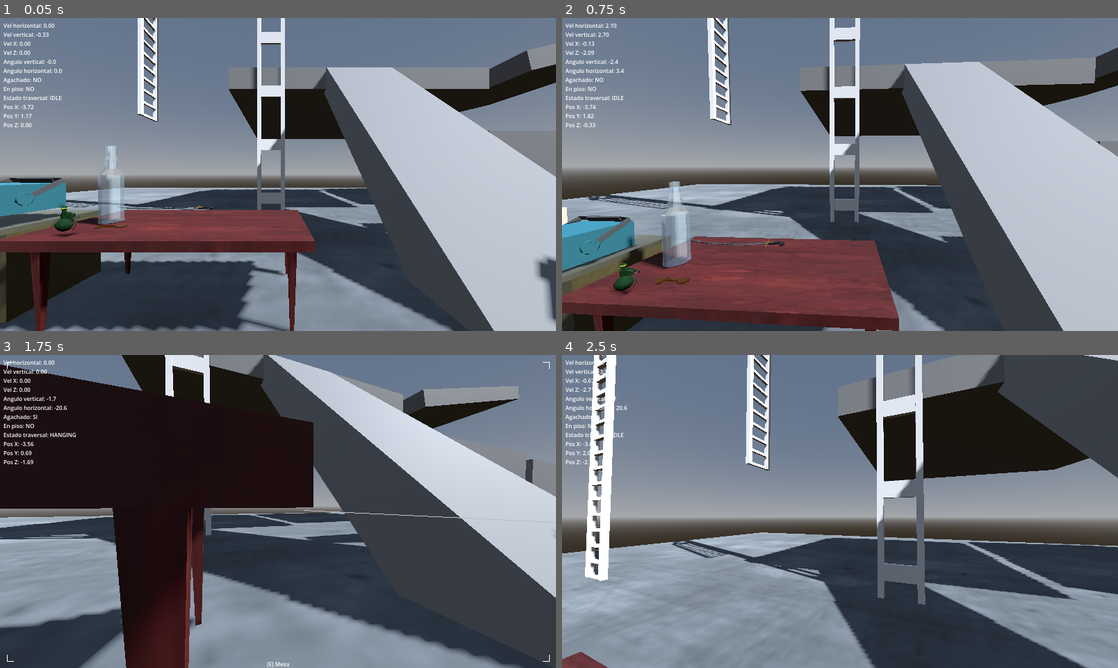
Above: before the commit, frames 1-4 (two rows, left to right).
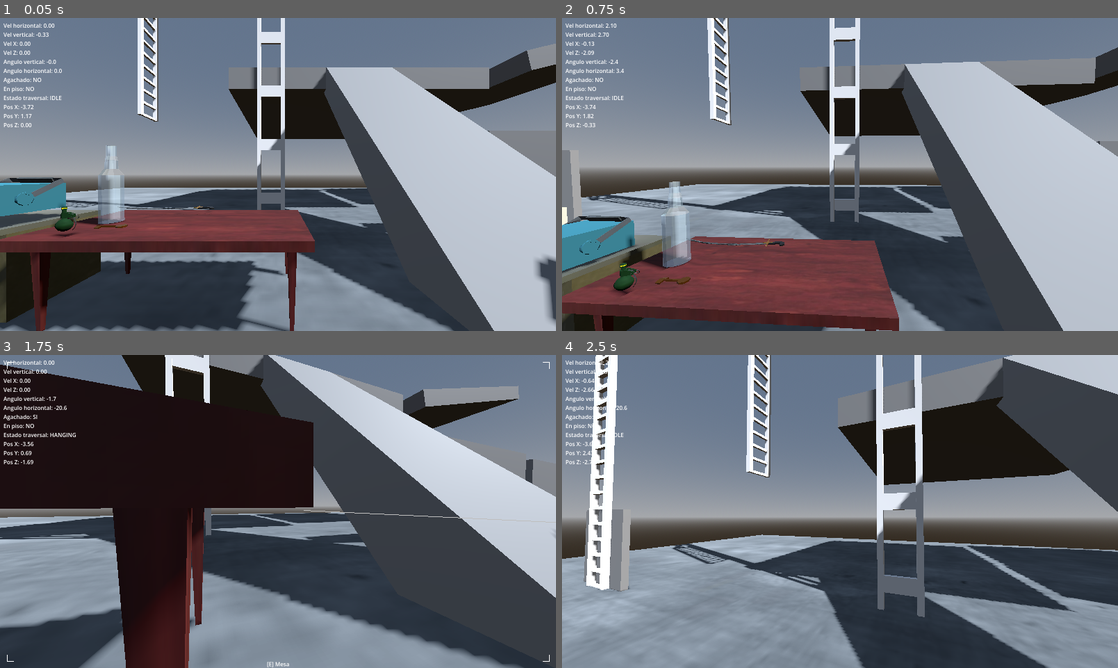
Above: after the commit, the same moments.

Repository: ElVerdulero2001/tun-tun-tun-sahur-el-juego-copia-de-Peripeteia-
Game: Godot game, scene res://levels/movement_test.tscn
Two runs of this game, one before a commit and one after it. Both use one fixed random seed, a clock stepped at 60 frames per second and the inputs below.
Inputs (mouse positions are in pixels of both pictures, inside the frame that each line leads up to):
- Up to frame 1 (0.05 s): no input
- Up to frame 2 (0.75 s): tap Enter at 0.5 s; move the mouse to (834, 180) at 0.52 s; hold W (move_forward) from 0.53 s (still down); hold Space (jump) from 0.53 s (still down); click (834, 180) at 0.67 s
- Up to frame 3 (1.75 s): keep holding W (move_forward); move the mouse to (316, 514) at 1.27 s; release Space (jump) at 1.28 s; tap Ctrl (crouch) at 1.35 s; tap Space (jump) at 1.52, 1.55 s
- Up to frame 4 (2.5 s): keep holding W (move_forward); tap Space (jump) at 1.82, 2.3 s; move the mouse to (795, 508) at 2.02 s; hold E (interactuar) from 2.03 s (still down)

Frame 1 is identical in both runs. In frame 2, 0.5% of the frame differs, in the area x 0-36%, y 42-98%; in frame 3, less than 0.1%; in frame 4, 17%, in the area x 0-100%, y 0-100%.

Commit message:
se soluciono el tema de meterse en el ladder desde cualquier lado, era porque no se estaba usando la funcion _is_within_segment_volume(), se reconecto con el resto del script y eso fue todo, larga vida a GPT

Diff:
--- a/levels/movement_test.tscn
+++ b/levels/movement_test.tscn
@@ -97,6 +97,18 @@
 [sub_resource type="BoxMesh" id="BoxMesh_okx0b"]
 size = Vector3(2, 1, 2)
 
+[sub_resource type="BoxMesh" id="BoxMesh_gpyf4"]
+size = Vector3(5, 1, 5)
+
+[sub_resource type="BoxShape3D" id="BoxShape3D_okx0b"]
+size = Vector3(5, 1, 5)
+
+[sub_resource type="BoxMesh" id="BoxMesh_0l33h"]
+size = Vector3(3, 3, 0.2)
+
+[sub_resource type="BoxShape3D" id="BoxShape3D_jm7au"]
+size = Vector3(3, 3, 0.2)
+
 [sub_resource type="ViewportTexture" id="ViewportTexture_co54g"]
 viewport_path = NodePath("../../../../../entities/screen osci/SubViewport")
 
@@ -302,6 +314,33 @@
 transform = Transform3D(1, 0, 0, 0, 1, 0, 0, 0, 1, -15.071, 7.3, -6.405)
 neighbour_down = NodePath("../escalera 4")
 
+[node name="EndMarker" parent="world/enviroment/static/escaleras/escalera 5" index="3" unique_id=606831496]
+transform = Transform3D(1, 0, 0, 0, 1, 0, 0, 0, 1, 0, 9, 0.806)
+
+[node name="plataformas" type="Node" parent="world/enviroment/static" unique_id=1780864834]
+
+[node name="StaticBody3D" type="StaticBody3D" parent="world/enviroment/static/plataformas" unique_id=307871211]
+transform = Transform3D(1, 0, 0, 0, 1, 0, 0, 0, 1, -15.84499, 15.3767, -9.003332)
+
+[node name="MeshInstance3D" type="MeshInstance3D" parent="world/enviroment/static/plataformas/StaticBody3D" unique_id=467001174]
+mesh = SubResource("BoxMesh_gpyf4")
+
+[node name="CollisionShape3D" type="CollisionShape3D" parent="world/enviroment/static/plataformas/StaticBody3D" unique_id=1598648341]
+shape = SubResource("BoxShape3D_okx0b")
+
+[node name="muros" type="Node" parent="world/enviroment/static/plataformas" unique_id=2132840712]
+
+[node name="StaticBody3D" type="StaticBody3D" parent="world/enviroment/static/plataformas/muros" unique_id=1032794656]
+transform = Transform3D(1, 0, 0, 0, 1, 0, 0, 0, 1, -6.9978175, 1.6823325, 0)
+
+[node name="MeshInstance3D" type="MeshInstance3D" parent="world/enviroment/static/plataformas/muros/StaticBody3D" unique_id=1473106577]
+transform = Transform3D(1, 0, 0, 0, 1, 0, 0, 0, 1, -8.117571, -0.06318736, -6.5972486)
+mesh = SubResource("BoxMesh_0l33h")
+
+[node name="CollisionShape3D" type="CollisionShape3D" parent="world/enviroment/static/plataformas/muros/StaticBody3D" unique_id=1231238556]
+transform = Transform3D(1, 0, 0, 0, 1, 0, 0, 0, 1, -8.118, -0.063, -6.597)
+shape = SubResource("BoxShape3D_jm7au")
+
 [node name="dinamic" type="Node3D" parent="world/enviroment" unique_id=637697114]
 
 [node name="botella_standar_1" parent="world/enviroment/dinamic" unique_id=1598823837 instance=ExtResource("14_8rkqj")]
@@ -365,6 +404,7 @@
 
 [editable path="world/enviroment/static/escaleras/escalera 1"]
 [editable path="world/enviroment/static/escaleras/escalera 2"]
+[editable path="world/enviroment/static/escaleras/escalera 5"]
 [editable path="world/enviroment/dinamic/osciloscopio_01"]
 [editable path="world/enviroment/dinamic/osciloscopio_01/osciloscopio5"]
 [editable path="entities/player/player"]
--- a/scripts/player n entities/movement/parkour_detector.gd
+++ b/scripts/player n entities/movement/parkour_detector.gd
@@ -26,7 +26,7 @@
 @export var max_surface_tilt_deg : float = 30.0
 
 # ── Parámetros de detección — ladder ─────────────────────────────
-@export var ladder_detection_radius : float = 1.2
+@export var ladder_detection_radius : float = 1.0
 
 # ── Alturas de sondeo ─────────────────────────────────────────────
 const PROBE_HEIGHTS : Array = [0.3, 0.6, 0.9, 1.2, 1.5]
@@ -136,6 +136,10 @@
 		if segment.start_marker == null or segment.end_marker == null:
 			continue
 
+		# Validar volumen del segmento.
+		if not _is_within_segment_volume(segment):
+			continue
+
 		# Validar intención.
 		if not _has_ladder_intent(segment):
 			continue
@@ -143,7 +147,7 @@
 		# Candidato válido — construir y emitir.
 		var candidate = {
 			"type"     : "ladder",
-			"area"     : segment,   # el TraversalSegment
+			"area"     : segment,
 		}
 
 		# Debug — mostrar markers
--- a/scripts/player n entities/movement/traversal_controller.gd
+++ b/scripts/player n entities/movement/traversal_controller.gd
@@ -296,7 +296,7 @@
 func _state_climbing(delta: float) -> void:
 	body.velocity = Vector3.ZERO
 
-	var target = _hang_position + Vector3.UP * 1.9 - _hang_normal * 0.4
+	var target = _hang_position + Vector3.UP * 2.2 - _hang_normal * 0.4
 	body.global_position = body.global_position.lerp(target, climb_speed * delta)
 
 	if body.global_position.distance_to(target) < 0.12:
@@ -319,7 +319,7 @@
 		var cam_fwd = -camera.global_transform.basis.z
 		cam_fwd.y   = 0.0
 		cam_fwd     = cam_fwd.normalized()
-		_release(cam_fwd * 4.0 + Vector3.UP * 3.0)
+		_release(cam_fwd * 4.0 + Vector3.UP * 5.0)
 		return
 
 	# ── Soltarse ────────────────────────────────────────────────
